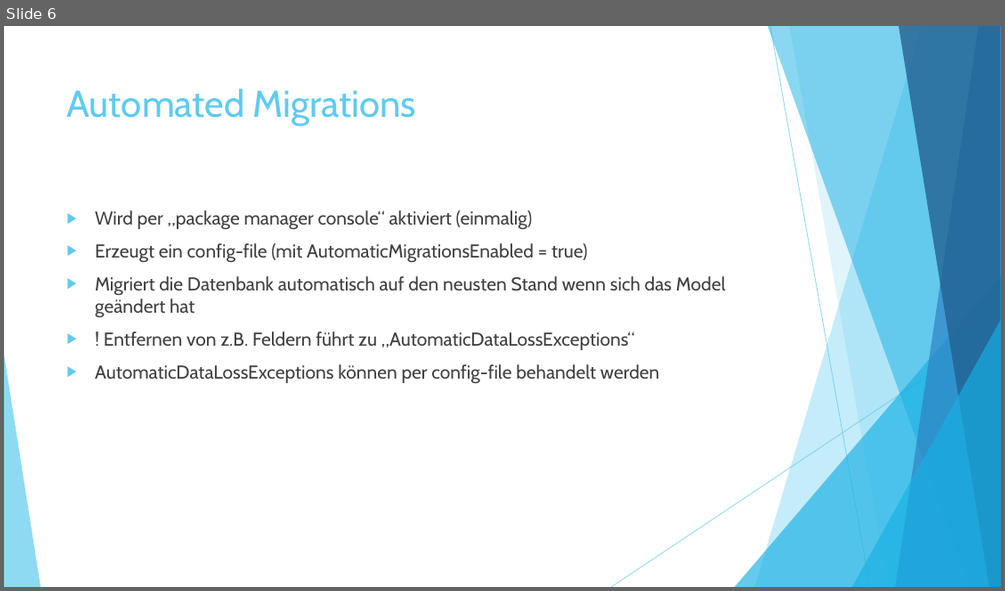
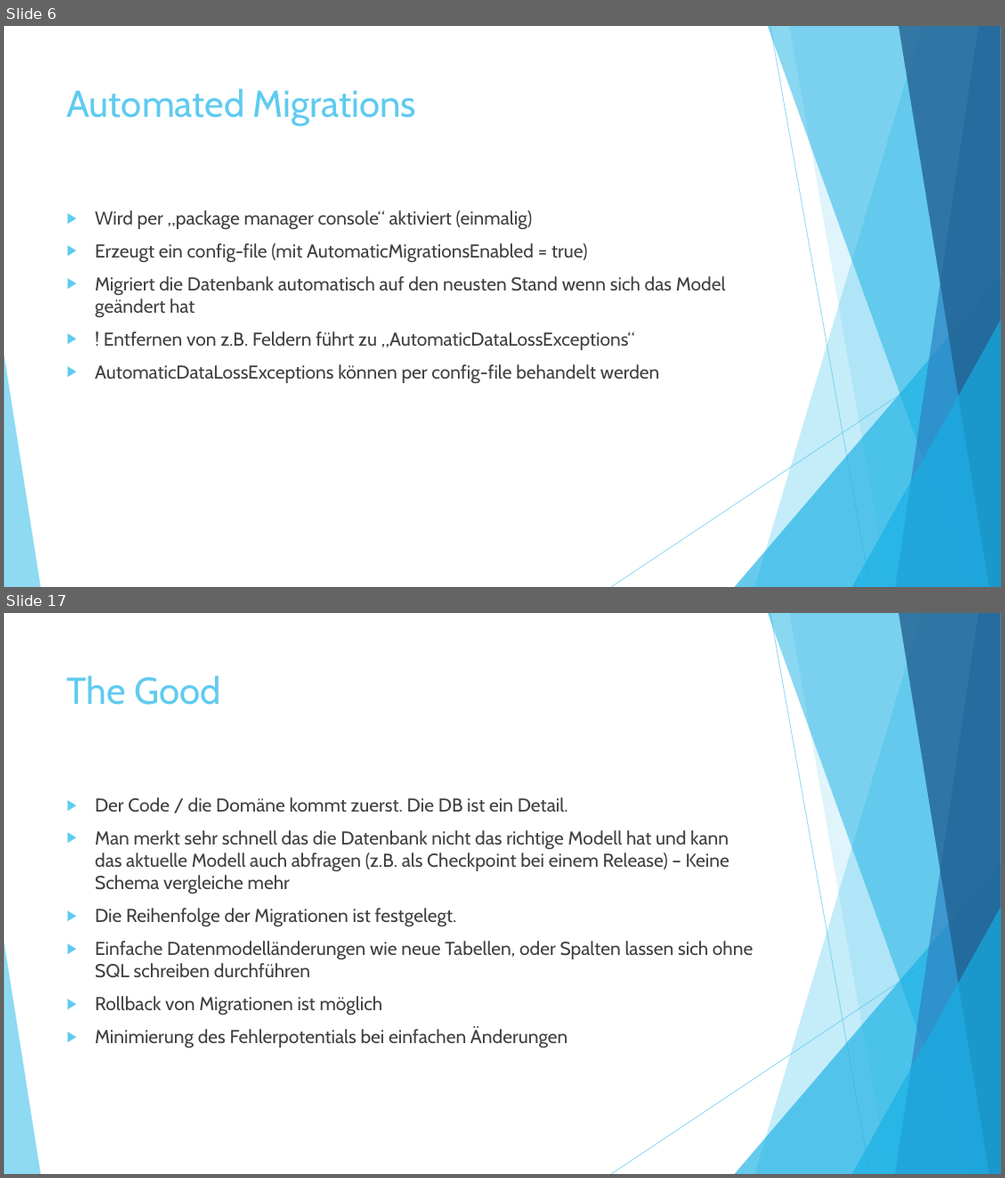
Before and after one commit to ChrisMuellersCode/EFMigrations, a slide deck: ppt/Entity Framework Migrations.pptx. Shown one above the other, each under a label of ours: slide 6 before the commit, slides 6 and 17 after it; the slides between them are not shown. The pictures are 1005x591 and 1005x1178 pixels, drawn with LibreOffice and Linux fonts; fonts in the diff are those of the drawing. Boxes give left, top, right and bottom in pixels: in the first picture for what was removed or moved away, otherwise in the second. Text is boxed around its words. In the diff, an @@ line names an element or a change of style, - is before the commit and + after.

```diff
--- a/ppt/Entity Framework Migrations.pptx
+++ b/ppt/Entity Framework Migrations.pptx
@@ slide 17 added at box(4, 613, 1001, 1174), background #FFFFFF; not listed: 10 template elements that a slide beside it also shows @@
@@ title added at box(67, 675, 221, 705), 36 pt, text #5FCBEF @@
+The Good
@@ text added at box(95, 797, 752, 1047), 18 pt, text #404040 @@
+▶ Der Code / die Domäne kommt zuerst. Die DB ist ein Detail.
+▶ Man merkt sehr schnell das die Datenbank nicht das richtige Modell hat und kann das aktuelle Modell auch abfragen (z.B. als Checkpoint bei einem Release) – Keine Schema vergleiche mehr
+▶ Die Reihenfolge der Migrationen ist festgelegt.
+▶ Einfache Datenmodelländerungen wie neue Tabellen, oder Spalten lassen sich ohne SQL schreiben durchführen
+▶ Rollback von Migrationen ist möglich
+▶ Minimierung des Fehlerpotentials bei einfachen Änderungen
```
Also in this commit, not shown: 1 slide changed, 15 other slides added, 2 slides removed.
